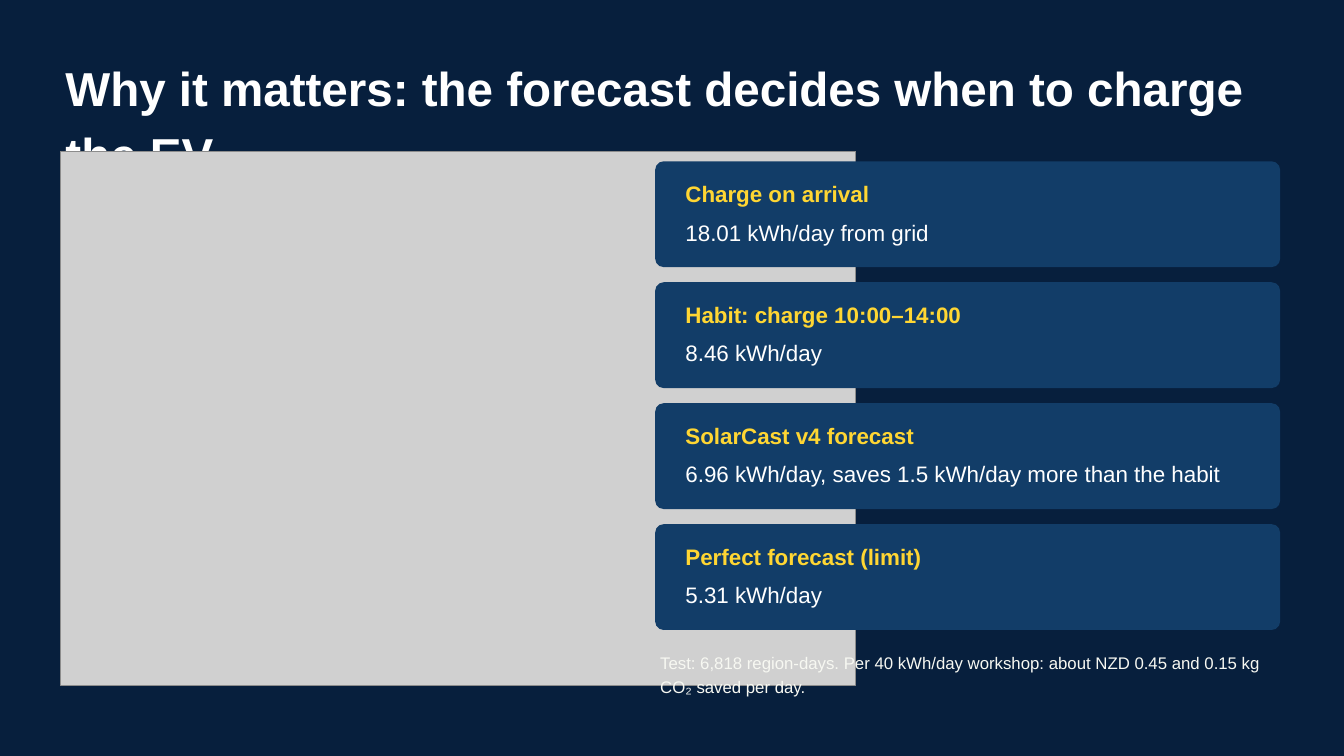
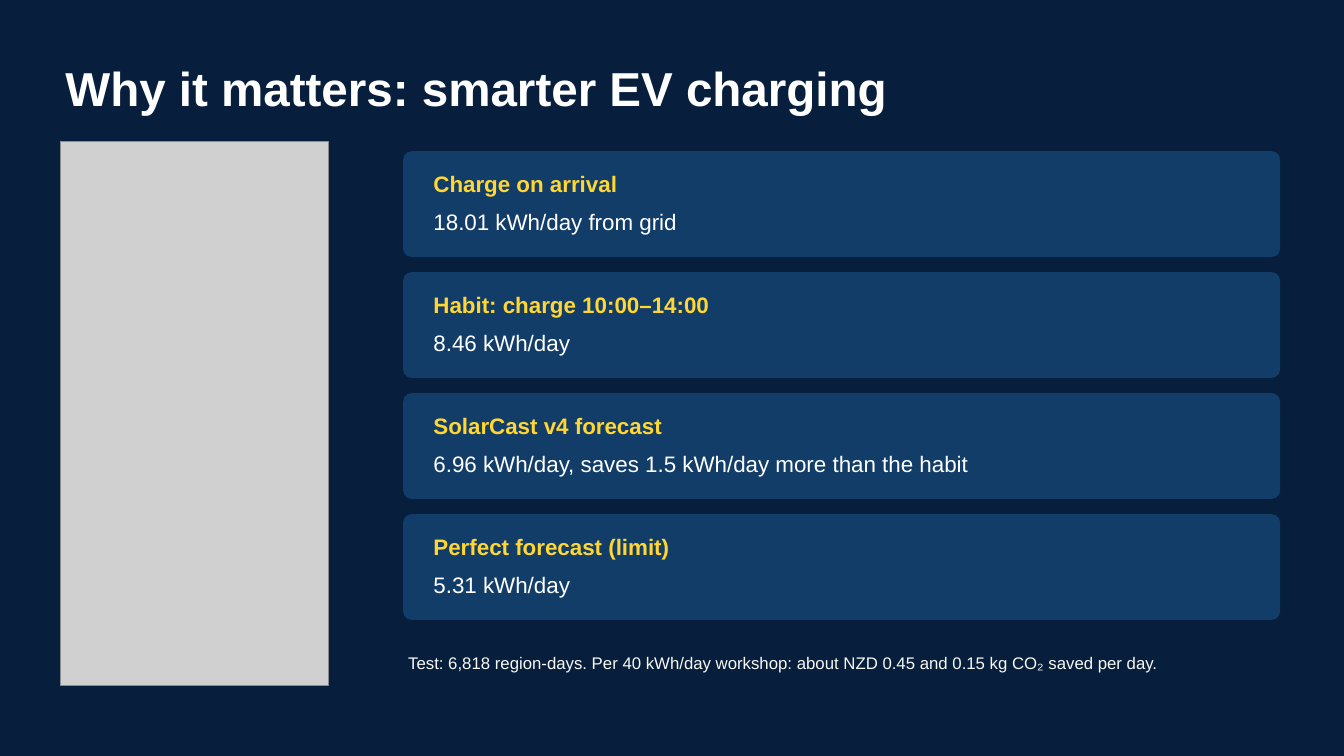
Before and after one commit to nashwu0117/SolarCast-Lite, a slide deck: slide 6 of docs/briefing/SolarCast_NZ_Finals_3min.pptx. Drawn at 1344x756 pixels with LibreOffice and Linux fonts; fonts in the diff are those of the drawing; grey boxes stand for pictures. Boxes give left, top, right and bottom in pixels: in the first picture for what was removed or moved away, otherwise in the second. Text is boxed around its words. In the diff, an @@ line names an element or a change of style, - is before the commit and + after.

```diff
--- a/docs/briefing/SolarCast_NZ_Finals_3min.pptx
+++ b/docs/briefing/SolarCast_NZ_Finals_3min.pptx
@@ text at [65, 71, 887, 115]: text changed @@
-Why it matters: the forecast decides when to charge the EV
+Why it matters: smarter EV charging
@@ picture: place and size @@
-picture at [60, 151, 856, 686]
+picture at [60, 141, 329, 686]
@@ rounded rectangle: place and size @@
-rounded rectangle at [655, 161, 1280, 267]
+rounded rectangle at [403, 151, 1280, 257]
@@ text "Charge on arrival": place and size @@
-text "Charge on arrival" at [685, 185, 869, 207]
+text "Charge on arrival" at [433, 175, 617, 197]
@@ text "18.01 kWh/day from grid": place and size @@
-text "18.01 kWh/day from grid" at [685, 224, 928, 246]
+text "18.01 kWh/day from grid" at [433, 213, 676, 235]
@@ rounded rectangle: place and size @@
-rounded rectangle at [655, 282, 1280, 388]
+rounded rectangle at [403, 272, 1280, 378]
@@ text "Habit: charge 10:00–14:00": place and size @@
-text "Habit: charge 10:00–14:00" at [685, 306, 961, 328]
+text "Habit: charge 10:00–14:00" at [433, 296, 709, 318]
@@ text "8.46 kWh/day": place and size @@
-text "8.46 kWh/day" at [685, 344, 822, 366]
+text "8.46 kWh/day" at [433, 334, 570, 356]
@@ rounded rectangle: place and size @@
-rounded rectangle at [655, 403, 1280, 509]
+rounded rectangle at [403, 393, 1280, 499]
@@ text "SolarCast v4 forecast": place and size @@
-text "SolarCast v4 forecast" at [685, 427, 914, 445]
+text "SolarCast v4 forecast" at [433, 417, 662, 435]
@@ text "6.96 kWh/day, saves 1.5 kWh/day ...": place and size @@
-text "6.96 kWh/day, saves 1.5 kWh/day ..." at [685, 465, 1219, 487]
+text "6.96 kWh/day, saves 1.5 kWh/day ..." at [433, 455, 967, 477]
@@ rounded rectangle: place and size @@
-rounded rectangle at [655, 524, 1280, 630]
+rounded rectangle at [403, 514, 1280, 620]
@@ text "Perfect forecast (limit)": place and size @@
-text "Perfect forecast (limit)" at [685, 548, 921, 570]
+text "Perfect forecast (limit)" at [433, 538, 669, 560]
@@ text "5.31 kWh/day": place and size @@
-text "5.31 kWh/day" at [685, 586, 822, 608]
+text "5.31 kWh/day" at [433, 576, 570, 598]
@@ text "Test: 6,818 region-days. Per 40 ..." rewrapped from [660, 655, 1260, 697] to [408, 657, 1157, 673] @@
```
Also in this commit, not shown: 1 other file.
